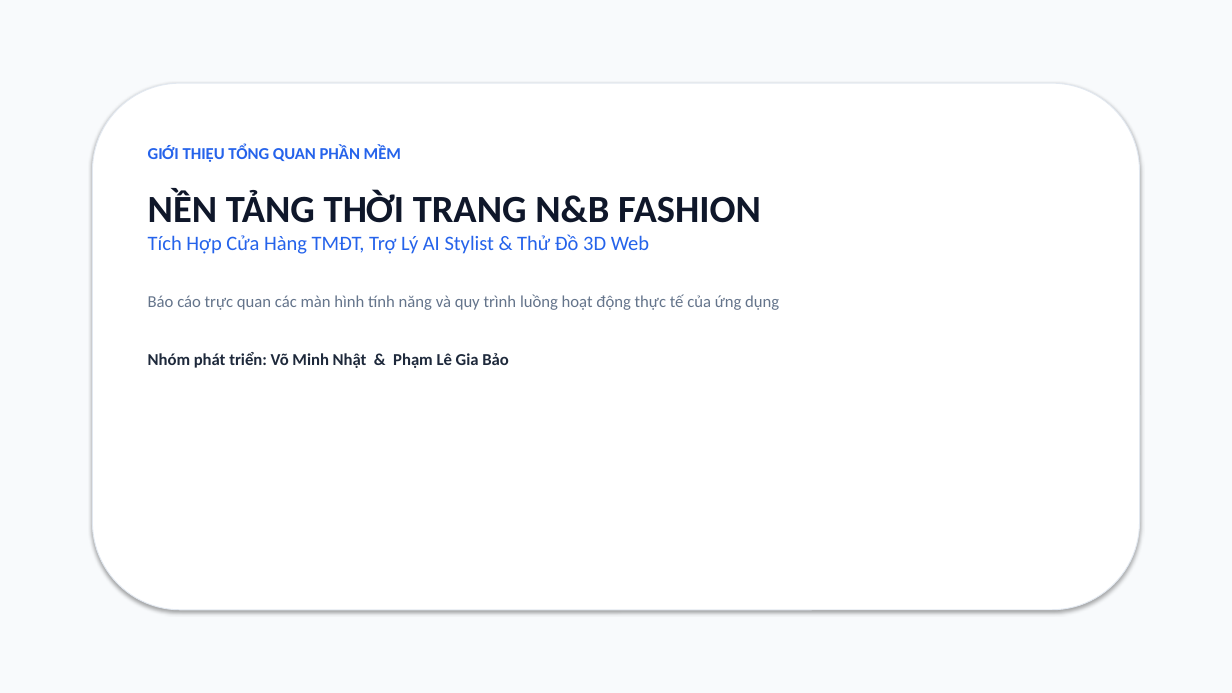
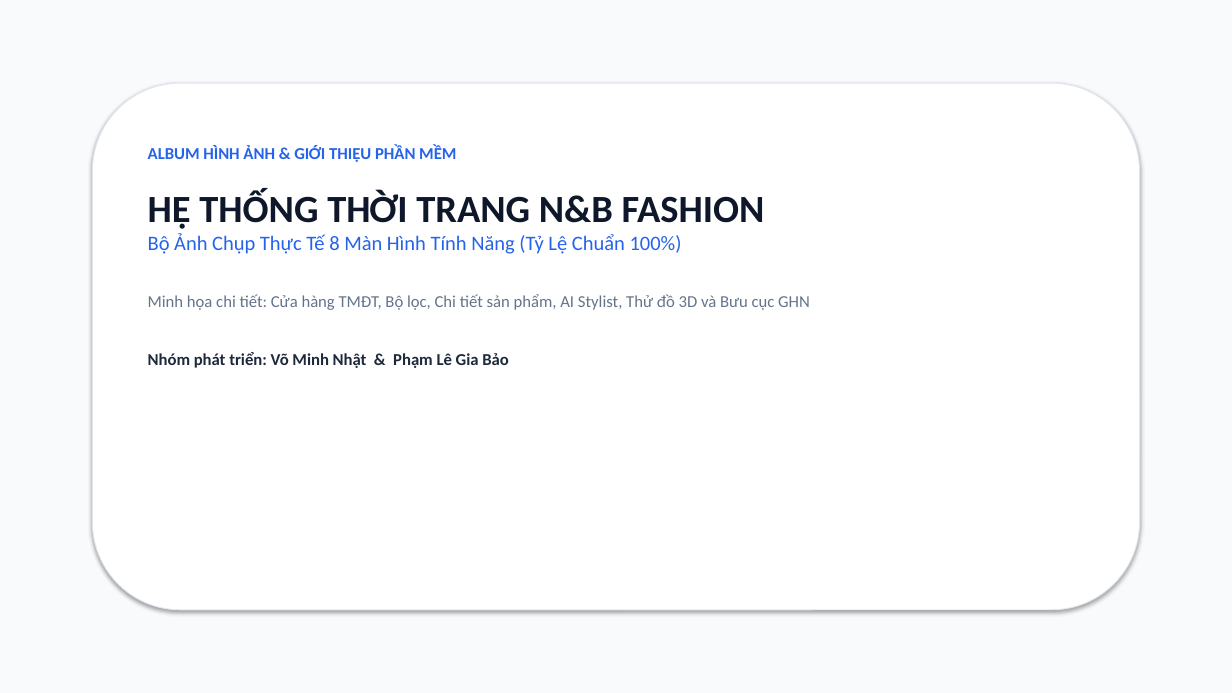
Before and after one commit to baobp14/3d-model-clothing, a slide deck: slide 1 of BaoCao_PhanMem_NB_Fashion_Moi.pptx. Drawn at 1232x693 pixels with LibreOffice and Linux fonts; fonts in the diff are those of the drawing. Boxes give left, top, right and bottom in pixels: in the first picture for what was removed or moved away, otherwise in the second. Text is boxed around its words. In the diff, an @@ line names an element or a change of style, - is before the commit and + after.

```diff
--- a/BaoCao_PhanMem_NB_Fashion_Moi.pptx
+++ b/BaoCao_PhanMem_NB_Fashion_Moi.pptx
@@ text at box(148, 146, 810, 310): text changed @@
-GIỚI THIỆU TỔNG QUAN PHẦN MỀM
-NỀN TẢNG THỜI TRANG N&B FASHION
-Tích Hợp Cửa Hàng TMĐT, Trợ Lý AI Stylist & Thử Đồ 3D Web
-Báo cáo trực quan các màn hình tính năng và quy trình luồng hoạt động thực tế của ứng dụng
+ALBUM HÌNH ẢNH & GIỚI THIỆU PHẦN MỀM
+HỆ THỐNG THỜI TRANG N&B FASHION
+Bộ Ảnh Chụp Thực Tế 8 Màn Hình Tính Năng (Tỷ Lệ Chuẩn 100%)
+Minh họa chi tiết: Cửa hàng TMĐT, Bộ lọc, Chi tiết sản phẩm, AI Stylist, Thử đồ 3D và Bưu cục GHN
```
Also in this commit, not shown: 3 other slides changed, 6 slides added, 2 slides removed, 2 other files.
